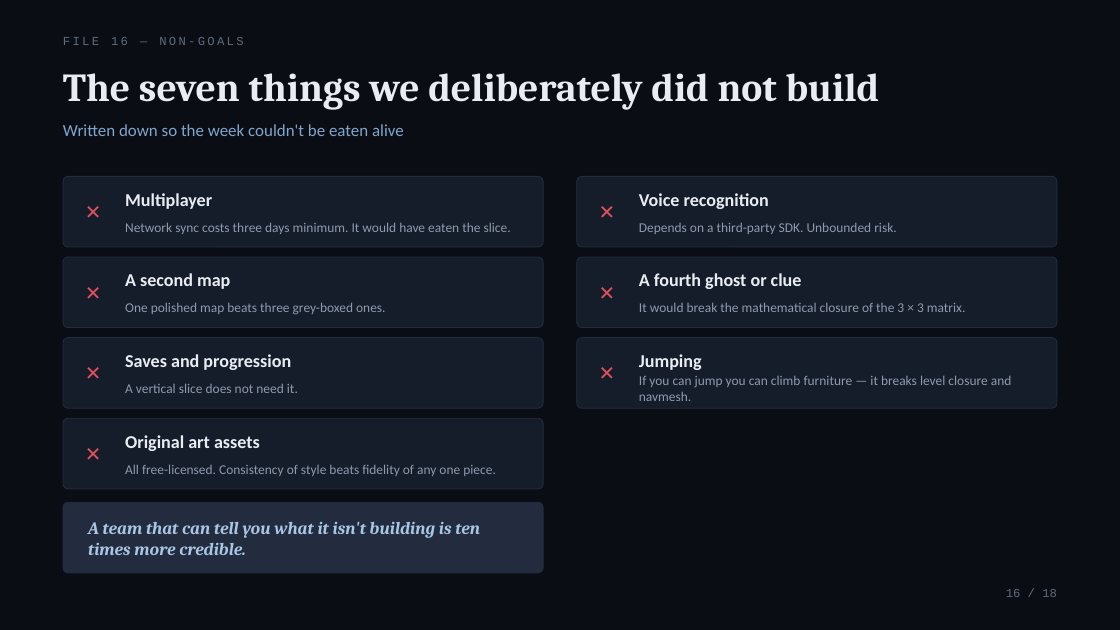
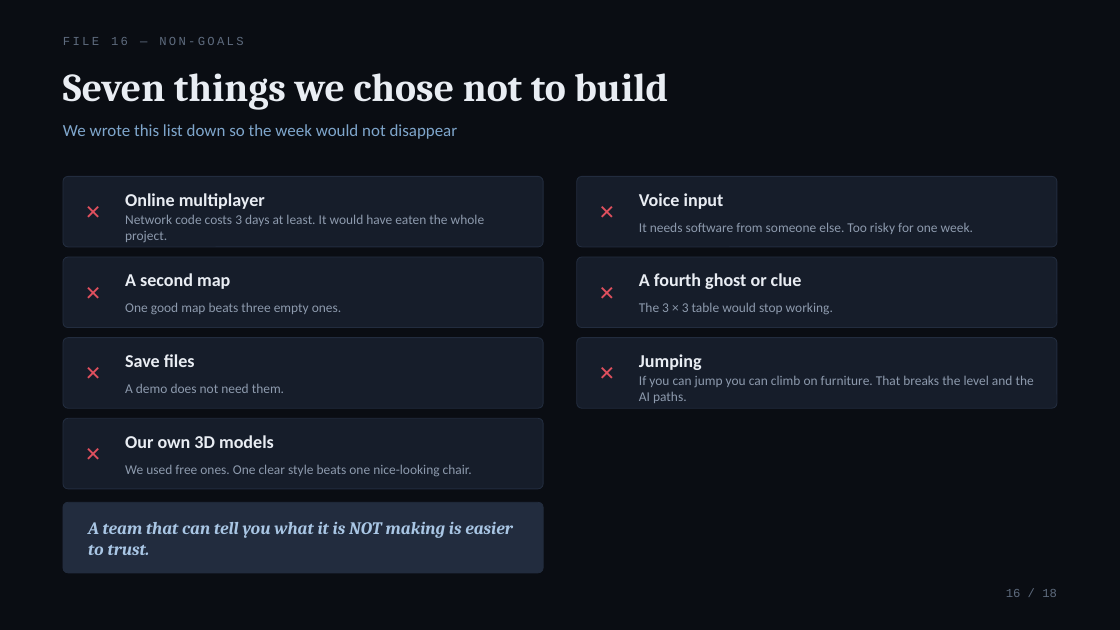
Before and after one commit to chyh106504480-byte/RESIDUUM, a slide deck: slide 16 of Docs/decks/RESIDUUM_Final_EN.pptx. Drawn at 1120x630 pixels with LibreOffice and Linux fonts; fonts in the diff are those of the drawing. Boxes give left, top, right and bottom in pixels: in the first picture for what was removed or moved away, otherwise in the second. Text is boxed around its words. In the diff, an @@ line names an element or a change of style, - is before the commit and + after.

Commit message:
assets+docs: 导入手印贴图，更新演示讲稿，新增 T41 任务包

```diff
--- a/Docs/decks/RESIDUUM_Final_EN.pptx
+++ b/Docs/decks/RESIDUUM_Final_EN.pptx
@@ text at <box>63,73,668,110</box>: text changed @@
-The seven things we deliberately did not build
+Seven things we chose not to build
@@ text at <box>63,124,458,139</box>: text changed @@
-Written down so the week couldn't be eaten alive
+We wrote this list down so the week would not disappear
@@ text at <box>125,193,265,209</box>: text changed @@
-Multiplayer
+Online multiplayer
@@ text at <box>639,193,724,209</box>: text changed @@
-Voice recognition
+Voice input
@@ text at <box>125,214,485,242</box>: text changed @@
-Network sync costs three days minimum. It would have eaten the slice.
+Network code costs 3 days at least. It would have eaten the whole project.
@@ text at <box>639,222,973,234</box>: text changed @@
-Depends on a third-party SDK. Unbounded risk.
+It needs software from someone else. Too risky for one week.
@@ text at <box>125,302,341,314</box>: text changed @@
-One polished map beats three grey-boxed ones.
+One good map beats three empty ones.
@@ text at <box>639,303,833,314</box>: text changed @@
-It would break the mathematical closure of the 3 × 3 matrix.
+The 3 × 3 table would stop working.
@@ text at <box>125,354,195,367</box>: text changed @@
-Saves and progression
+Save files
@@ text at <box>125,384,284,393</box>: text changed @@
-A vertical slice does not need it.
+A demo does not need them.
@@ text at <box>639,375,1034,403</box>: text changed @@
-If you can jump you can climb furniture — it breaks level closure and navmesh.
+If you can jump you can climb on furniture. That breaks the level and the AI paths.
@@ text at <box>125,435,274,448</box>: text changed @@
-Original art assets
+Our own 3D models
@@ text at <box>125,464,472,476</box>: text changed @@
-All free-licensed. Consistency of style beats fidelity of any one piece.
+We used free ones. One clear style beats one nice-looking chair.
@@ text at <box>88,522,512,555</box>: text changed @@
-A team that can tell you what it isn't building is ten times more credible.
+A team that can tell you what it is NOT making is easier to trust.
```
Also in this commit, not shown: 17 other slides changed, 6 other files.
